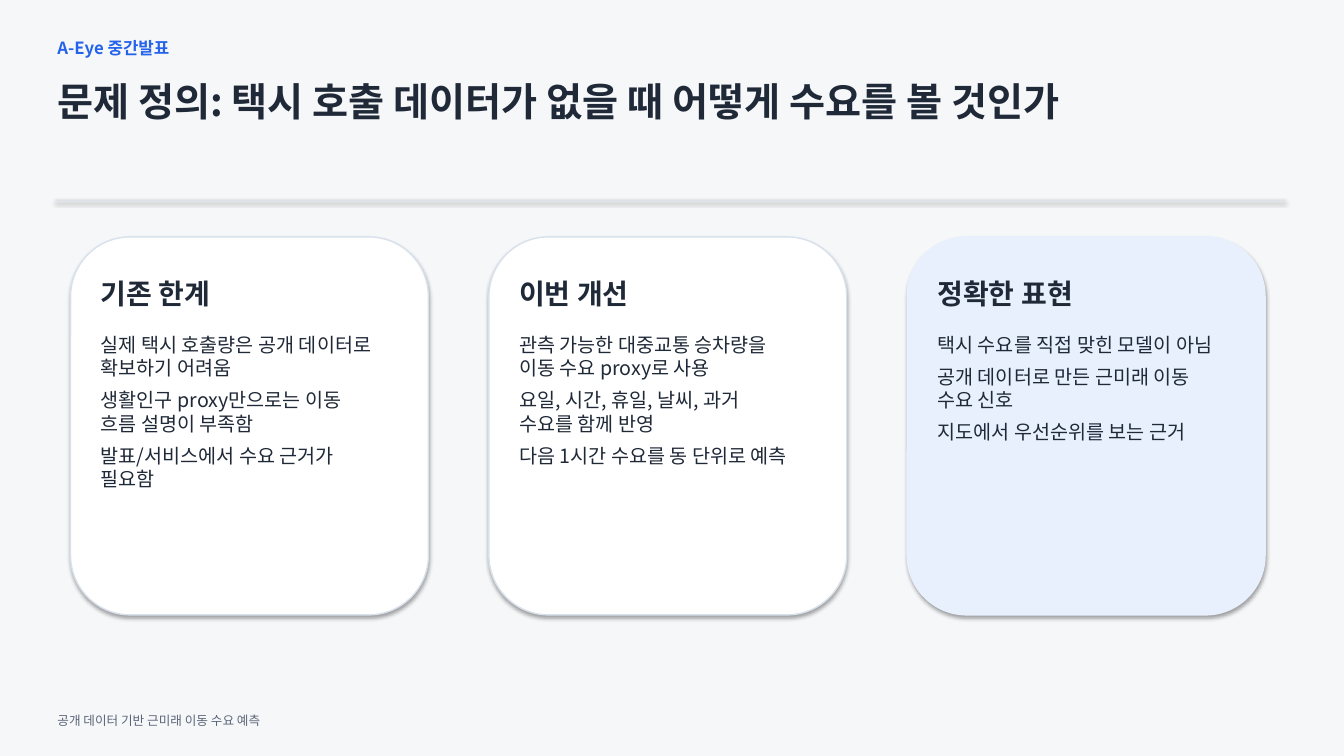
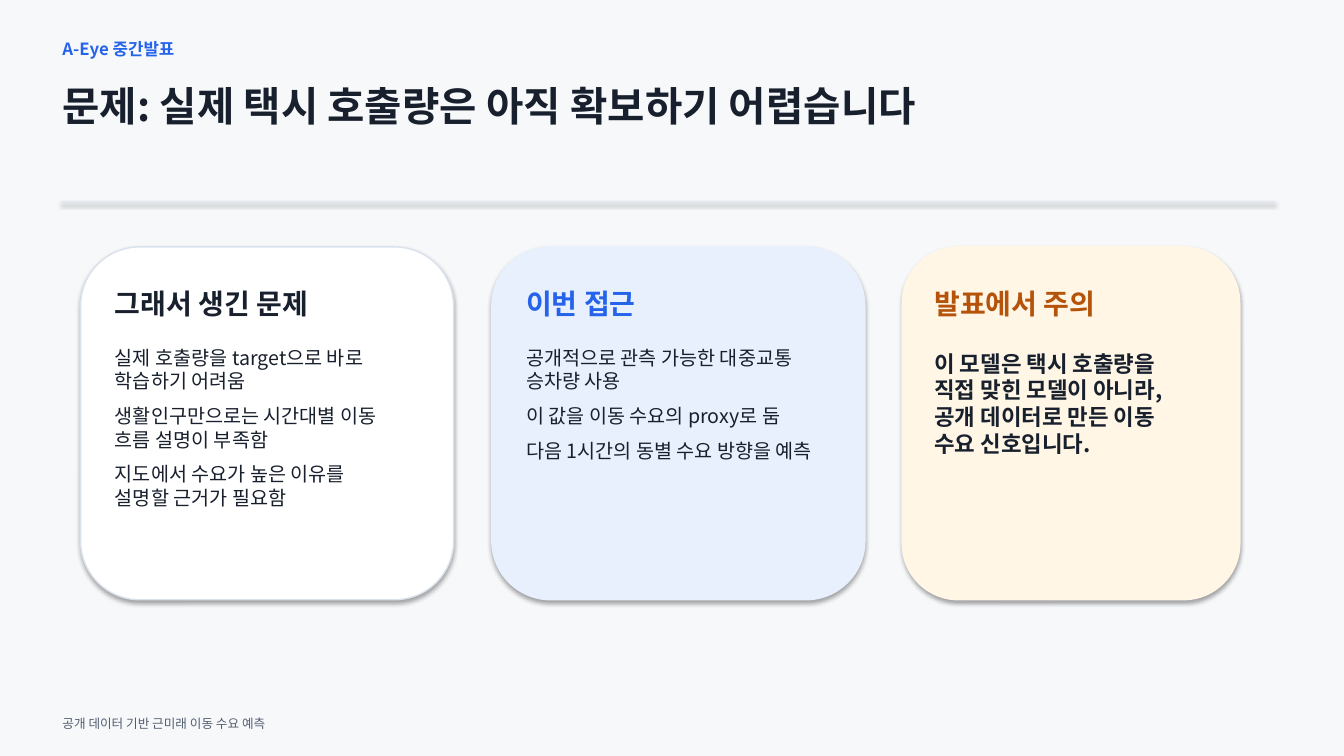
Before and after one commit to kimcanal/yeoksam-taxi, a slide deck: slide 2 of public/a-eye-presentation/A-Eye_midterm_data_collection_forecast.pptx. Drawn at 1344x756 pixels with LibreOffice and Linux fonts; fonts in the diff are those of the drawing. Boxes give left, top, right and bottom in pixels: in the first picture for what was removed or moved away, otherwise in the second. Text is boxed around its words. In the diff, an @@ line names an element or a change of style, - is before the commit and + after.

```diff
--- a/public/a-eye-presentation/A-Eye_midterm_data_collection_forecast.pptx
+++ b/public/a-eye-presentation/A-Eye_midterm_data_collection_forecast.pptx
@@ background #F6F7F9 to #F7F8FA @@
@@ text "A-Eye 중간발표": place and size @@
-text "A-Eye 중간발표" at (57, 40, 170, 58)
+text "A-Eye 중간발표" at (62, 41, 175, 59)
@@ text at (62, 86, 916, 125): text changed; size 28 to 29 pt; text colour #1F2937 to #18202D @@
-문제 정의: 택시 호출 데이터가 없을 때 어떻게 수요를 볼 것인가
+문제: 실제 택시 호출량은 아직 확보하기 어렵습니다
@@ rectangle: place and size @@
-rectangle at (55, 200, 1286, 201)
+rectangle at (60, 202, 1275, 203)
@@ rectangle at (60, 202, 1275, 203): fill #D8E1EC to #DAE2ED @@
@@ rounded rectangle: place and size @@
-rounded rectangle at (71, 237, 429, 615)
+rounded rectangle at (81, 247, 454, 600)
@@ rounded rectangle at (81, 247, 454, 600): outline #D8E1EC 1 pt to #DAE2ED 1 pt @@
@@ rounded rectangle: place and size @@
-rounded rectangle at (489, 237, 847, 615)
+rounded rectangle at (492, 247, 865, 600)
@@ rounded rectangle at (492, 247, 865, 600): fill #FFFFFF to #E8F0FE; outline #D8E1EC 1 pt to #E8F0FE 1 pt @@
@@ rounded rectangle: place and size @@
-rounded rectangle at (907, 237, 1265, 615)
+rounded rectangle at (902, 247, 1240, 600)
@@ rounded rectangle at (902, 247, 1240, 600): fill #E8F0FE to #FFF6E6; outline #E8F0FE 1 pt to #FFF6E6 1 pt @@
@@ text at (115, 290, 309, 317): text changed; text colour #1F2937 to #18202D @@
-기존 한계
+그래서 생긴 문제
@@ text at (526, 290, 636, 317): text changed; text colour #1F2937 to #2563EB @@
-이번 개선
+이번 접근
@@ text at (934, 290, 1096, 317): text changed; text colour #1F2937 to #B45309 @@
-정확한 표현
+발표에서 주의
@@ text at (115, 348, 376, 507): text changed; text colour #1F2937 to #18202D @@
-실제 택시 호출량은 공개 데이터로 확보하기 어려움
-생활인구 proxy만으로는 이동 흐름 설명이 부족함
-발표/서비스에서 수요 근거가 필요함
+실제 호출량을 target으로 바로 학습하기 어려움
+생활인구만으로는 시간대별 이동 흐름 설명이 부족함
+지도에서 수요가 높은 이유를 설명할 근거가 필요함
@@ text at (526, 348, 812, 460): text changed; text colour #1F2937 to #18202D @@
-관측 가능한 대중교통 승차량을 이동 수요 proxy로 사용
-요일, 시간, 휴일, 날씨, 과거 수요를 함께 반영
-다음 1시간 수요를 동 단위로 예측
+공개적으로 관측 가능한 대중교통 승차량 사용
+이 값을 이동 수요의 proxy로 둠
+다음 1시간의 동별 수요 방향을 예측
@@ text at (934, 353, 1162, 454): text changed; size 14 to 16 pt; text colour #1F2937 to #18202D; bold on @@
-택시 수요를 직접 맞힌 모델이 아님
-공개 데이터로 만든 근미래 이동 수요 신호
-지도에서 우선순위를 보는 근거
+이 모델은 택시 호출량을 직접 맞힌 모델이 아니라,
+공개 데이터로 만든 이동 수요 신호입니다.
@@ text "공개 데이터 기반 근미래 이동 ..." at (62, 717, 265, 729): text colour #5A6577 to #525E70 @@
```
Also in this commit, not shown: 5 other slides changed, 1 slide added, 5 slides removed.
